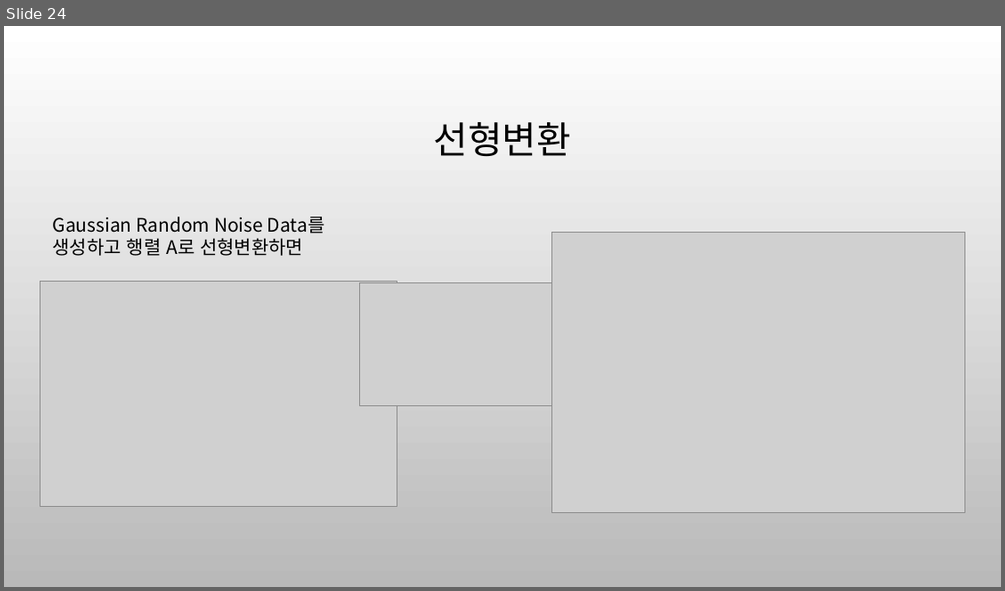
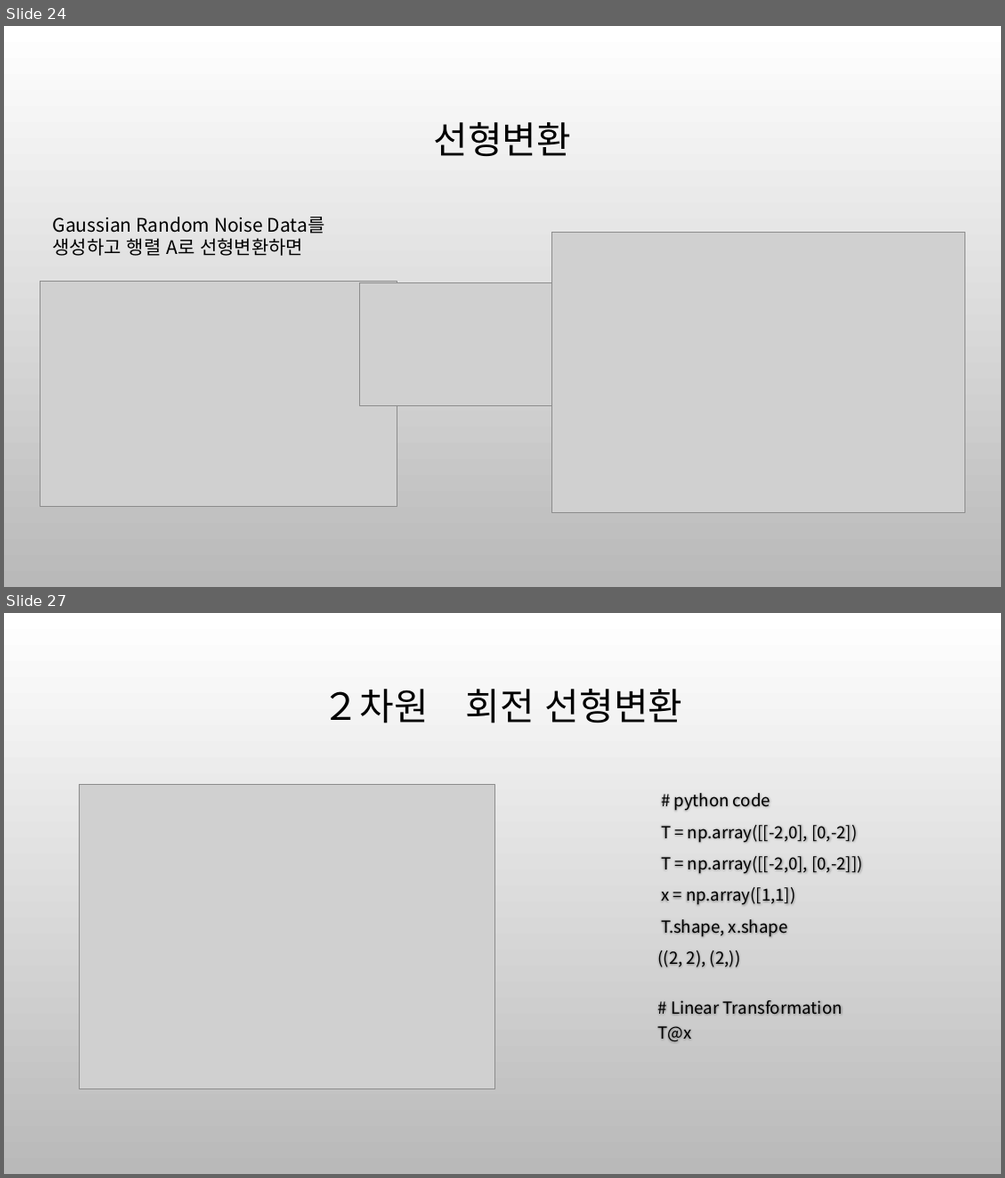
Before and after one commit to ancestor9/mathematics-for-machine-learning, a slide deck: 6_Matrix_vectors.pptx. Shown one above the other, each under a label of ours: slide 24 before the commit, slides 24 and 27 after it; the slides between them are not shown. The pictures are 1005x591 and 1005x1178 pixels, drawn with LibreOffice and Linux fonts; fonts in the diff are those of the drawing; grey boxes stand for pictures; background and template pictures are left out. Boxes give left, top, right and bottom in pixels: in the first picture for what was removed or moved away, otherwise in the second. Text is boxed around its words. In the diff, an @@ line names an element or a change of style, - is before the commit and + after.

```diff
--- a/6_Matrix_vectors.pptx
+++ b/6_Matrix_vectors.pptx
@@ slide 27 added at <box>4,613,1001,1174</box>, background picture (left out) @@
@@ title added at <box>323,689,683,723</box>, 36 pt, text #000000 @@
+２차원 회전 선형변환
@@ picture added at <box>79,785,495,1089</box> @@
@@ text added at <box>658,793,862,1042</box>, 16 pt, text #000000 @@
+# python code
+T = np.array([[-2,0], [0,-2])
+T = np.array([[-2,0], [0,-2]])
+x = np.array([1,1])
+T.shape, x.shape
+((2, 2), (2,))
+# Linear Transformation
+T@x
```
Also in this commit, not shown: 3 slides changed, 5 other slides added, 4 slides removed, 1 other file.
